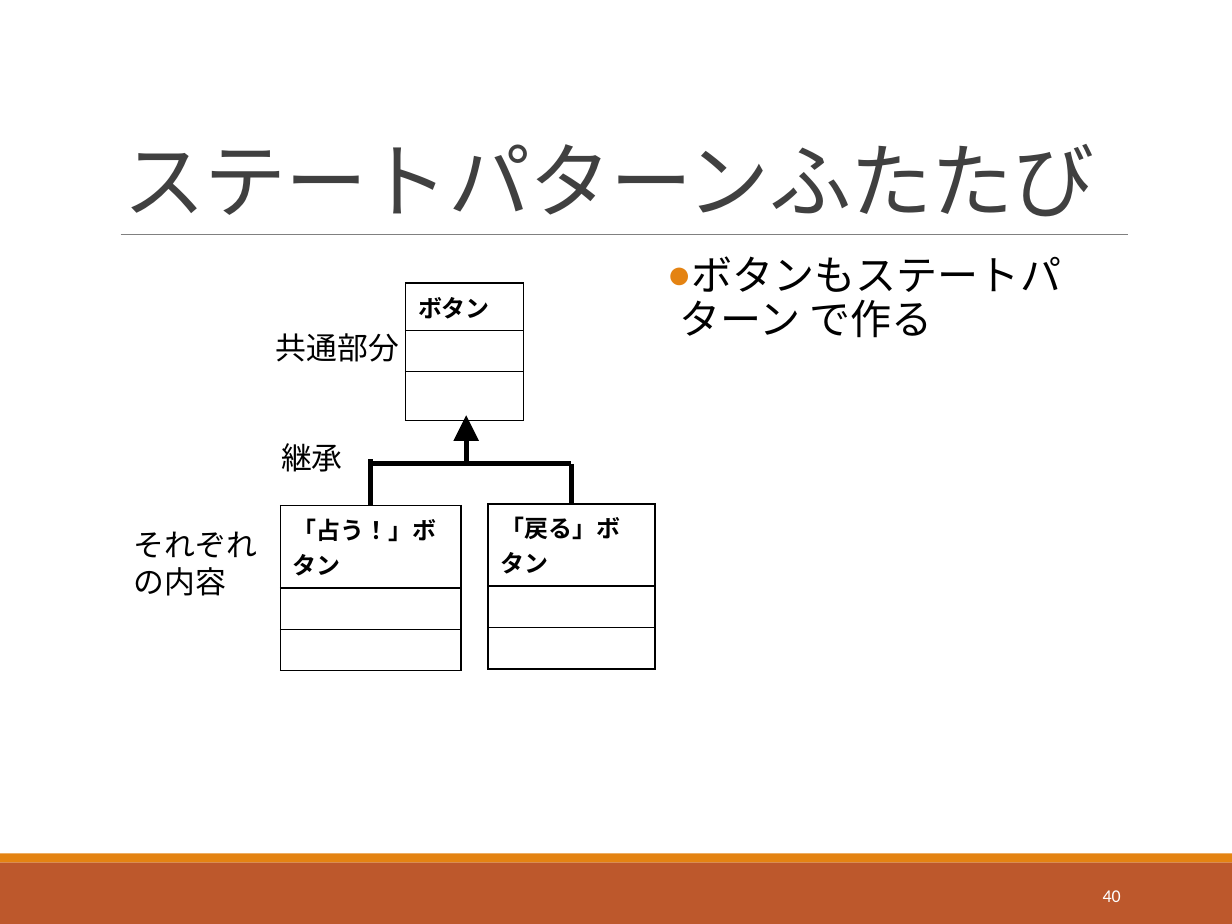
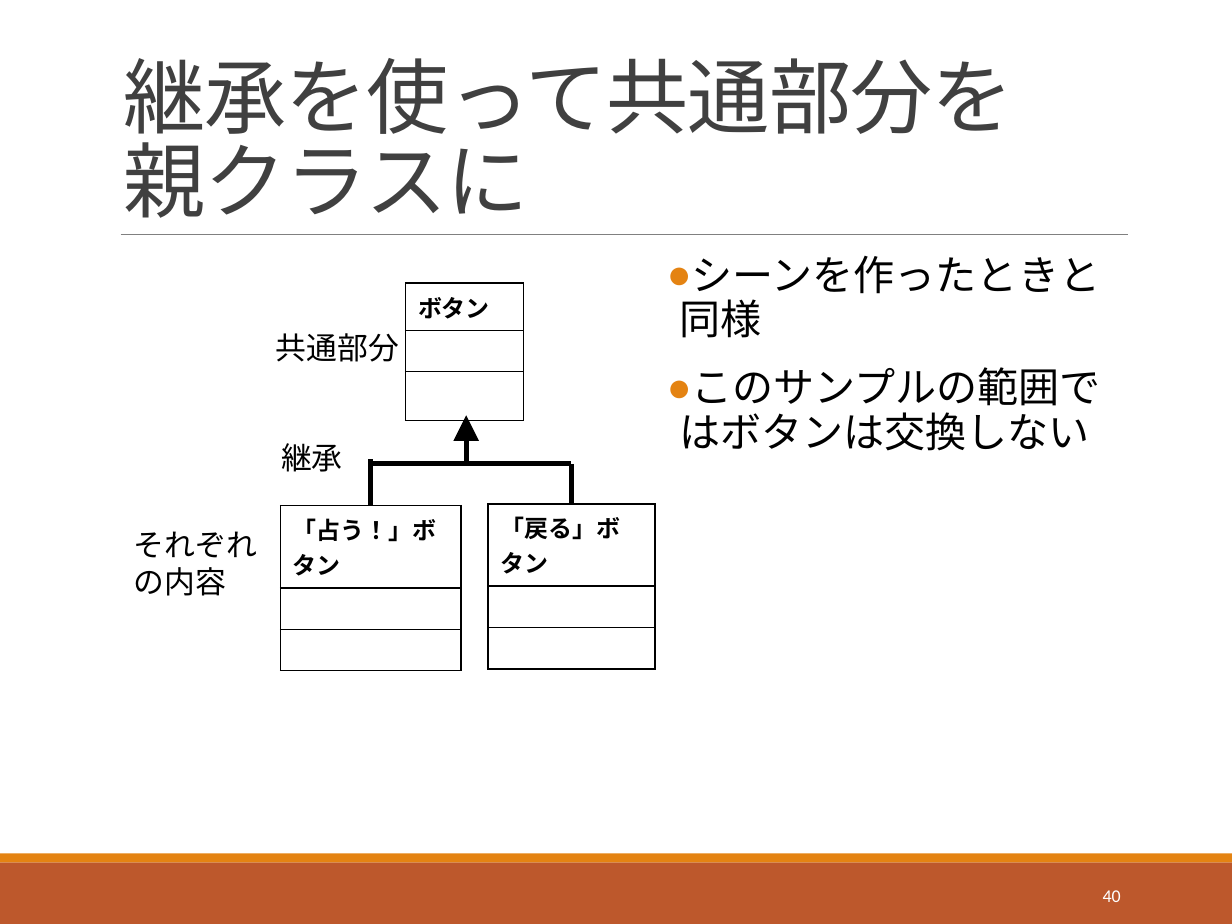
Before and after one commit to akokubo/fortune, a slide deck: slide 40 of スライド/スライド_おみくじアプリ.pptx. Drawn at 1232x924 pixels with LibreOffice and Linux fonts; fonts in the diff are those of the drawing. Boxes give left, top, right and bottom in pixels: in the first picture for what was removed or moved away, otherwise in the second. Text is boxed around its words. In the diff, an @@ line names an element or a change of style, - is before the commit and + after.

Commit message:
ボタンクラスの説明を訂正

```diff
--- a/スライド/スライド_おみくじアプリ.pptx
+++ b/スライド/スライド_おみくじアプリ.pptx
@@ title at (123,58,1013,218): text changed @@
-ステートパターンふたたび
+継承を使って共通部分を
+親クラスに
@@ text at (679,256,1101,451): text changed @@
-● ボタンもステートパターン で作る
+● シーンを作ったときと同様
+● このサンプルの範囲ではボタンは交換しない
```
